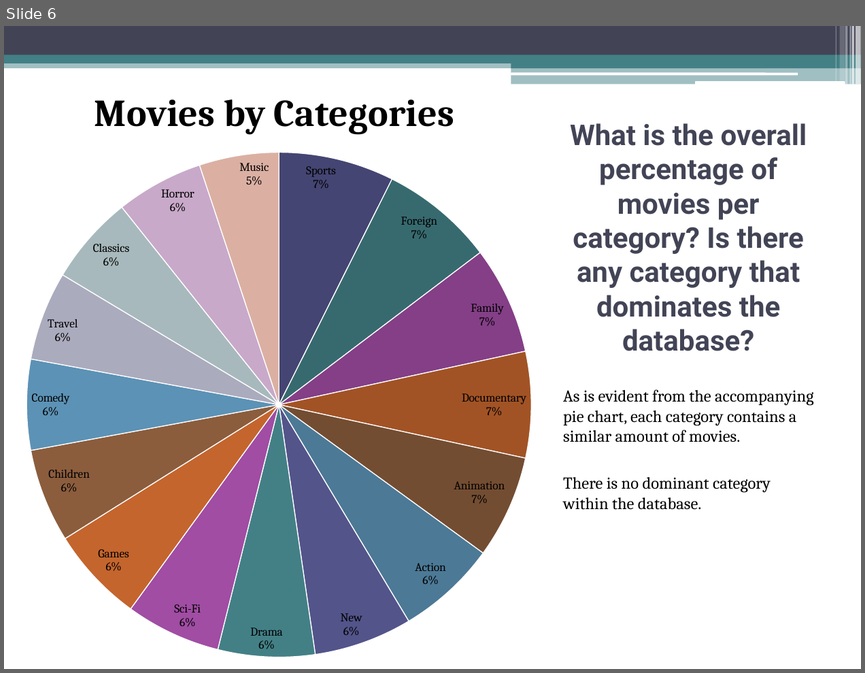
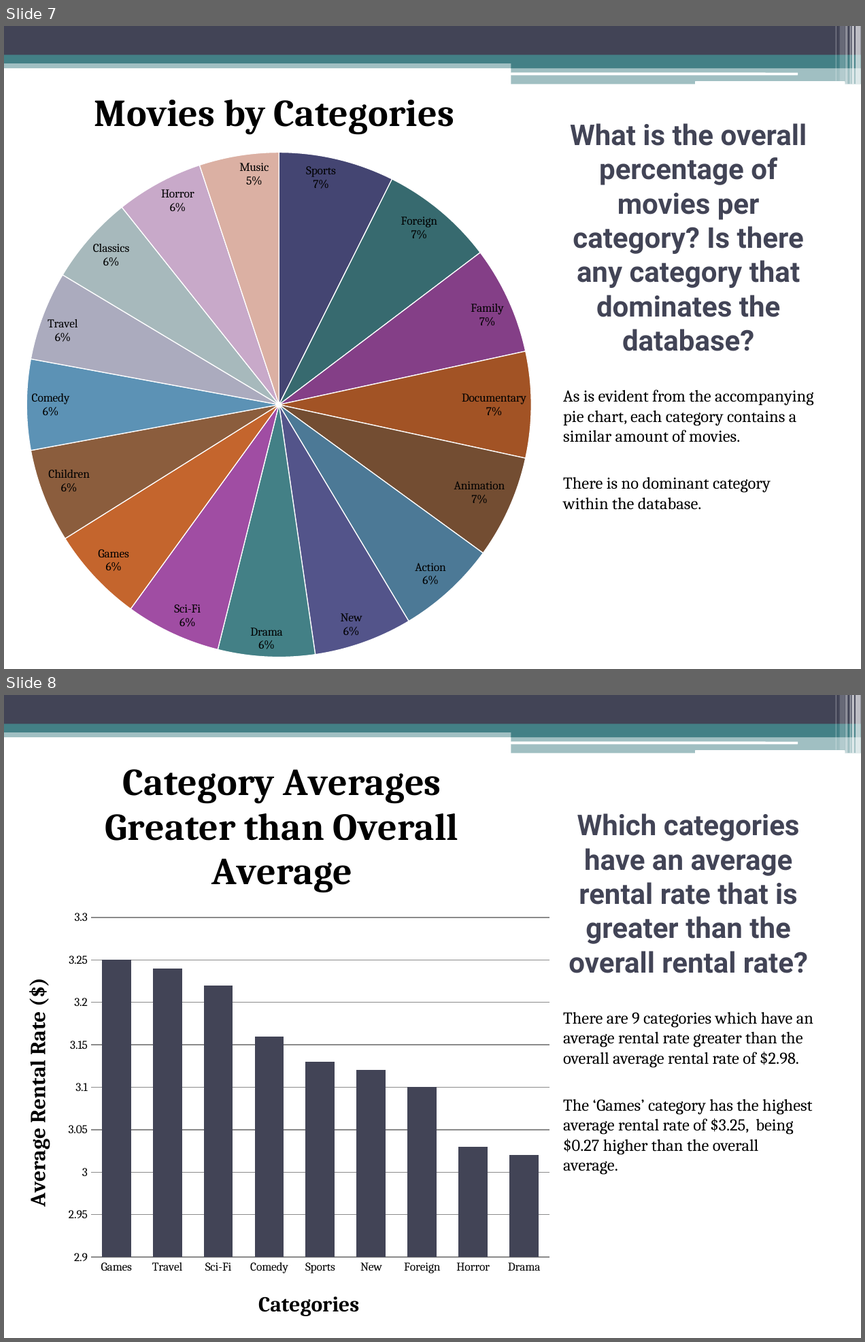
Before and after one commit to RaeezAhmedMoosa/udacity-p4ds-moviesDB, a slide deck: slideshow/movies-db-slideshow.pptx. Shown one above the other, each under a label of ours: slide 6 before the commit, slides 7 and 8 after it. The pictures are 865x673 and 865x1342 pixels, drawn with LibreOffice and Linux fonts; fonts in the diff are those of the drawing. Boxes give left, top, right and bottom in pixels: in the first picture for what was removed or moved away, otherwise in the second. Text is boxed around its words. In the diff, an @@ line names an element or a change of style, - is before the commit and + after.

```diff
--- a/slideshow/movies-db-slideshow.pptx
+++ b/slideshow/movies-db-slideshow.pptx
@@ slide 8 added at bbox=[4, 695, 861, 1338], background #FFFFFF; not listed: 13 template elements that a slide beside it also shows @@
@@ column chart added at bbox=[4, 740, 561, 1338] @@
+title "Category Averages Greater than Overall Average"
+categories: Games, Travel, Sci-Fi, Comedy, Sports, New, Foreign, Horror, Drama
+Series 1: 3.2, 3.2, 3.2, 3.2, 3.1, 3.1, 3.1, 3, 3
@@ title added at bbox=[568, 813, 808, 973], 24 pt, text #424456, bold @@
+Which categories have an average rental rate that is greater than the overall rental rate?
@@ text added at bbox=[563, 1012, 813, 1174], 14 pt, text #000000 @@
+There are 9 categories which have an average rental rate greater than the overall average rental rate of $2.98.
+The ‘Games’ category has the highest average rental rate of $3.25, being $0.27 higher than the overall average.
@@ what was slide 6 is now slide 7 @@
```
Also in this commit, not shown: 1 other slide added.
